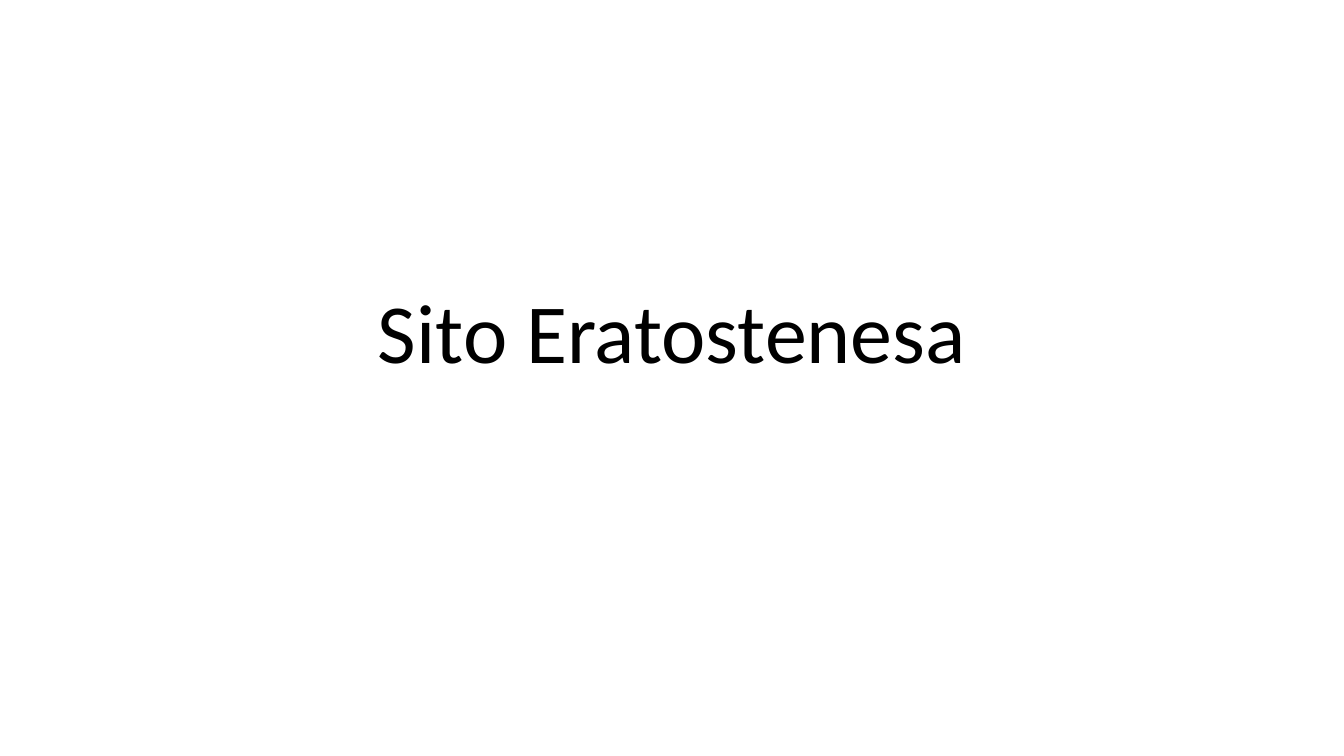
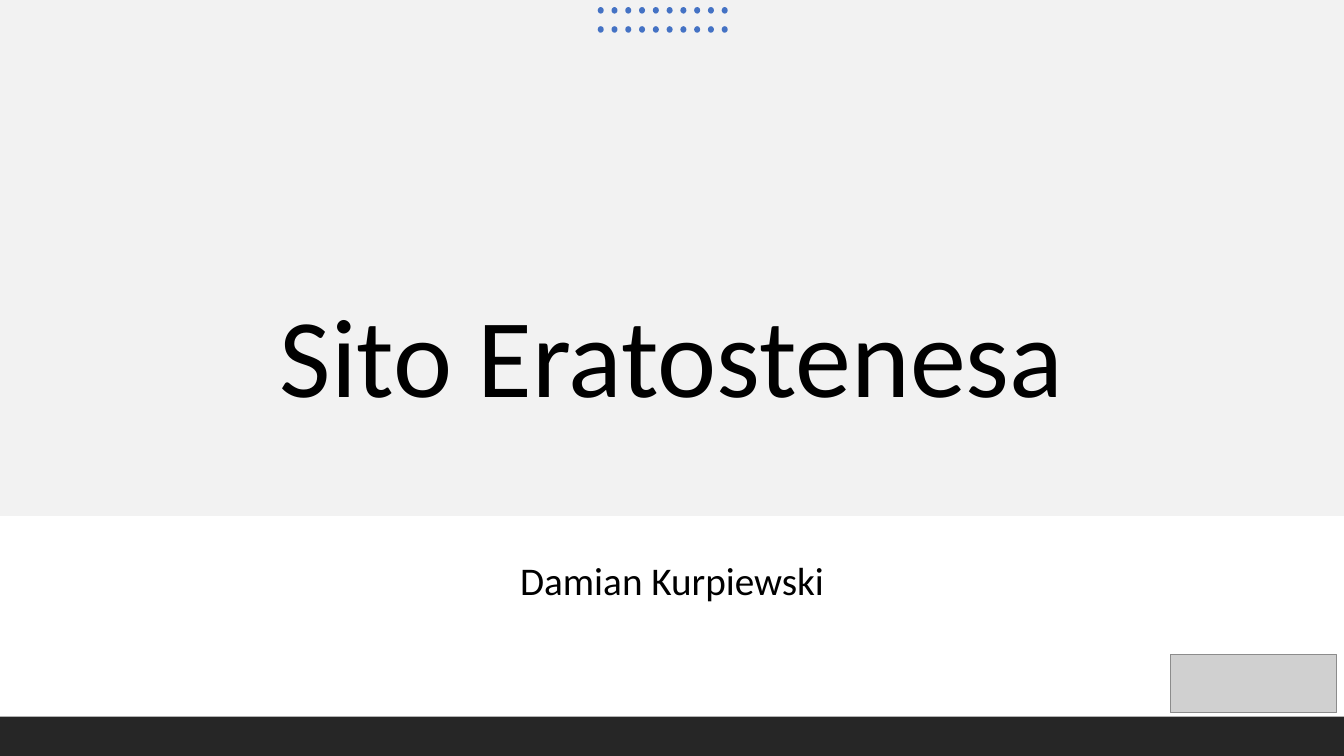
Before and after one commit to blackbat13/cs-lut, a slide deck: slide 1 of Algorytmy/Sito Eratostenesa.pptx. Drawn at 1344x756 pixels with LibreOffice and Linux fonts; fonts in the diff are those of the drawing; grey boxes stand for pictures. Boxes give left, top, right and bottom in pixels: in the first picture for what was removed or moved away, otherwise in the second. Text is boxed around its words. In the diff, an @@ line names an element or a change of style, - is before the commit and + after.

Commit message:
Aktualizacja Sita Eratostenesa

```diff
--- a/Algorytmy/Sito Eratostenesa.pptx
+++ b/Algorytmy/Sito Eratostenesa.pptx
@@ rectangle added at <box>1,0,1344,516</box>, fill #F2F2F2 @@
@@ group added at <box>598,7,728,32</box>: 20 ellipses @@
@@ title "Sito Eratostenesa": place and size @@
-title "Sito Eratostenesa" at <box>378,305,966,364</box>
+title "Sito Eratostenesa" at <box>280,320,1064,398</box>
@@ title "Sito Eratostenesa" at <box>280,320,1064,398</box>: size 60 to 80 pt @@
@@ subtitle added at <box>520,567,823,602</box>, 28 pt, text #000000 @@
+Damian Kurpiewski
@@ picture added at <box>1171,654,1337,713</box> @@
@@ rectangle added at <box>0,717,1344,756</box>, fill #262626 @@
```
Also in this commit, not shown: 2 other slides changed, 2 slides added, 2 slides removed, 1 other file.
